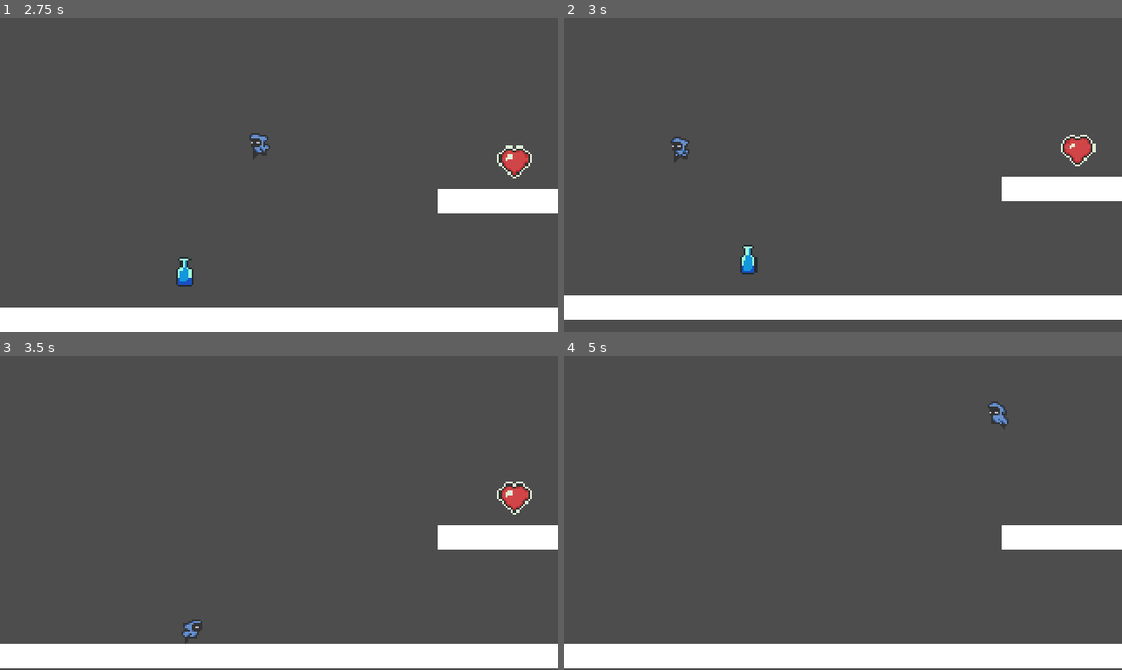
Above: before the commit, frames 1-4 (two rows, left to right).
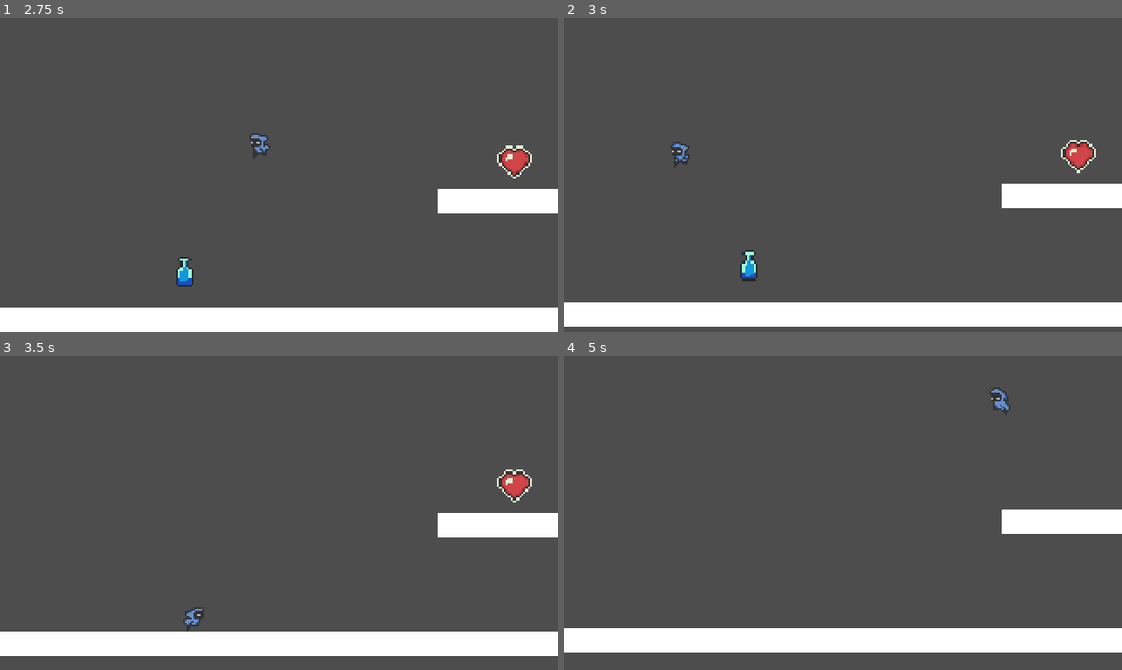
Above: after the commit, the same moments.

Repository: mightokondria/gimersia-guided-godot
Game: Godot game, scene res://_Scenes/TheStage.tscn
Two runs of this game, one before a commit and one after it. Both use one fixed random seed, a clock stepped at 60 frames per second and the inputs below.
Inputs:
- Up to frame 1 (2.75 s): tap Enter (ui_accept) at 0.5, 0.77, 0.8, 1.07, 1.35, 1.52, 1.82, 2.3 s; hold Right (ui_right) 0.53-2.03 s; tap Shift (dash) at 0.6, 1.55, 2.1 s; hold Left (ui_left) from 2.03 s (still down)
- Up to frame 2 (3 s): release Left (ui_left) at 2.78 s; hold Right (ui_right) from 2.78 s (still down); tap Shift (dash) at 2.85 s
- Up to frame 3 (3.5 s): keep holding Right (ui_right); tap Enter (ui_accept) at 3.02, 3.32 s
- Up to frame 4 (5 s): tap Enter (ui_accept) at 3.6, 3.77, 4.07, 4.52, 4.82 s; release Right (ui_right) at 4.28 s; hold Left (ui_left) from 4.28 s (still down); tap Shift (dash) at 4.35 s

Frame 1 is identical in both runs. In frame 2, 6.2% of the frame differs, in the area x 0-100%, y 37-99%; in frame 3, 10%; in frame 4, 12%, in the area x 0-100%, y 10-100%.

Commit message:
Add 8-direction dash and camera smoothing
Implemented 8-directional dash logic in player.gd, allowing dashing based on input direction or facing. Increased camera shake intensity and reduced shake speed. Enabled position and rotation smoothing for SmartCamera and moved shake logic to _physics_process for better synchronization.

Diff:
--- a/guided/_Scenes/TheStage.tscn
+++ b/guided/_Scenes/TheStage.tscn
@@ -74,5 +74,7 @@
 position = Vector2(60, 46)
 
 [node name="SmartCamera" type="Camera2D" parent="." node_paths=PackedStringArray("player")]
+position_smoothing_enabled = true
+rotation_smoothing_enabled = true
 script = ExtResource("5_b6ajn")
 player = NodePath("../Player")
--- a/guided/_Scripts/SmartCamera.gd
+++ b/guided/_Scripts/SmartCamera.gd
@@ -38,7 +38,7 @@
 		shake_noise.noise_type = FastNoiseLite.TYPE_SIMPLEX # Tipe noise yang bagus untuk getaran
 		shake_noise.frequency = 0.1 # Frekuensi rendah = getaran lebih 'berat'
 
-func _process(delta):
+func _physics_process(delta):
 	if player == null: return
 
 	# --- [BAGIAN 3] HITUNG POSISI IDEAL ---
@@ -59,8 +59,9 @@
 		# A. Kurangi kekuatan getaran pelan-pelan (decay)
 		shake_strength = move_toward(shake_strength, 0, shake_decay * delta)
 
+
 		# B. Majukan "waktu" noise agar dapat angka acak baru
-		noise_i += delta * 30.0 # Angka 30.0 ini kecepatan getarnya
+		noise_i += delta * 10.0 # Angka 30.0 ini kecepatan getarnya
 
 		# C. Ambil angka acak dari noise (-1 s/d 1), lalu kalikan dengan kekuatan
 		offset_x = shake_noise.get_noise_2d(noise_i, 0.0) * shake_strength
--- a/guided/_Scripts/player.gd
+++ b/guided/_Scripts/player.gd
@@ -51,7 +51,7 @@
 			is_dashing = false
 			velocity.x = 0
 		else:
-			velocity.y = 0 # Abaikan gravitasi saat dash
+			#velocity.y = 0 # Abaikan gravitasi saat dash
 			move_and_slide()
 			return # STOP: Jangan jalankan logika lain saat dashing
 
@@ -63,8 +63,28 @@
 		# --- TAMBAHAN BARU: PANGGIL SHAKE ---
 		if camera and camera.has_method("start_shake"):
 			# intensity=5.0, decay=15.0 (getaran cepat & tajam)
-			camera.start_shake(5.0, 15.0)
+			camera.start_shake(8.0, 15.0)
 			# ------------------------------------
+
+		# --- [LOGIKA BARU DASH 8 ARAH] ---
+		# 1. Dapatkan input arah X dan Y saat ini
+		var input_dir_x = Input.get_axis("ui_left", "ui_right")
+		var input_dir_y = Input.get_axis("ui_accept", "ui_down")
+
+		# 2. Buat vektor arah dari input tersebut
+		var dash_vector = Vector2(input_dir_x, input_dir_y)
+
+		# 3. Jika tidak ada input arah sama sekali, dash ke arah hadap sprite (default)
+		if dash_vector == Vector2.ZERO:
+			dash_vector.x = -1.0 if sprite.flip_h else 1.0
+
+		# 4. Normalisasi vektor agar panjangnya selalu 1 (penting untuk diagonal!)
+		# Jika tidak dinormalisasi, dash diagonal akan lebih cepat (karena panjangnya akar 2)
+		dash_vector = dash_vector.normalized()
+
+		# 5. Terapkan kecepatan dash ke kedua sumbu
+		velocity = dash_vector * DASH_SPEED
+		# ---------------------------------
 
 		# Dash ke arah hadap sprite
 		var dash_dir = -1.0 if sprite.flip_h else 1.0
